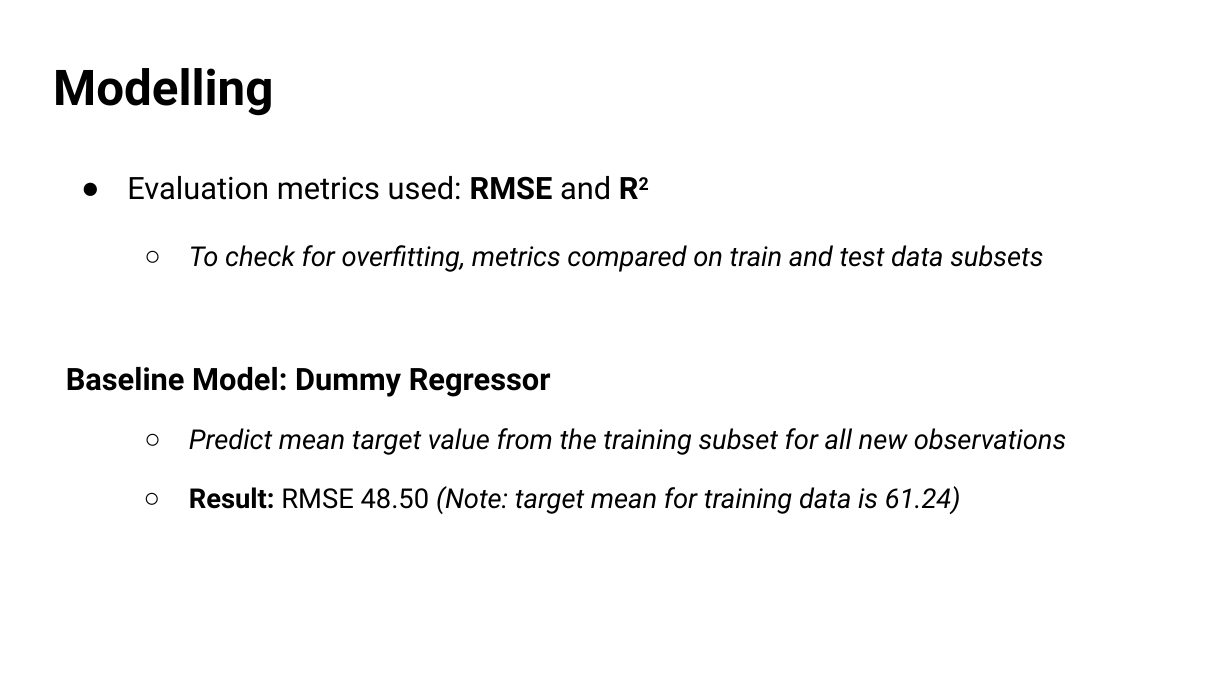
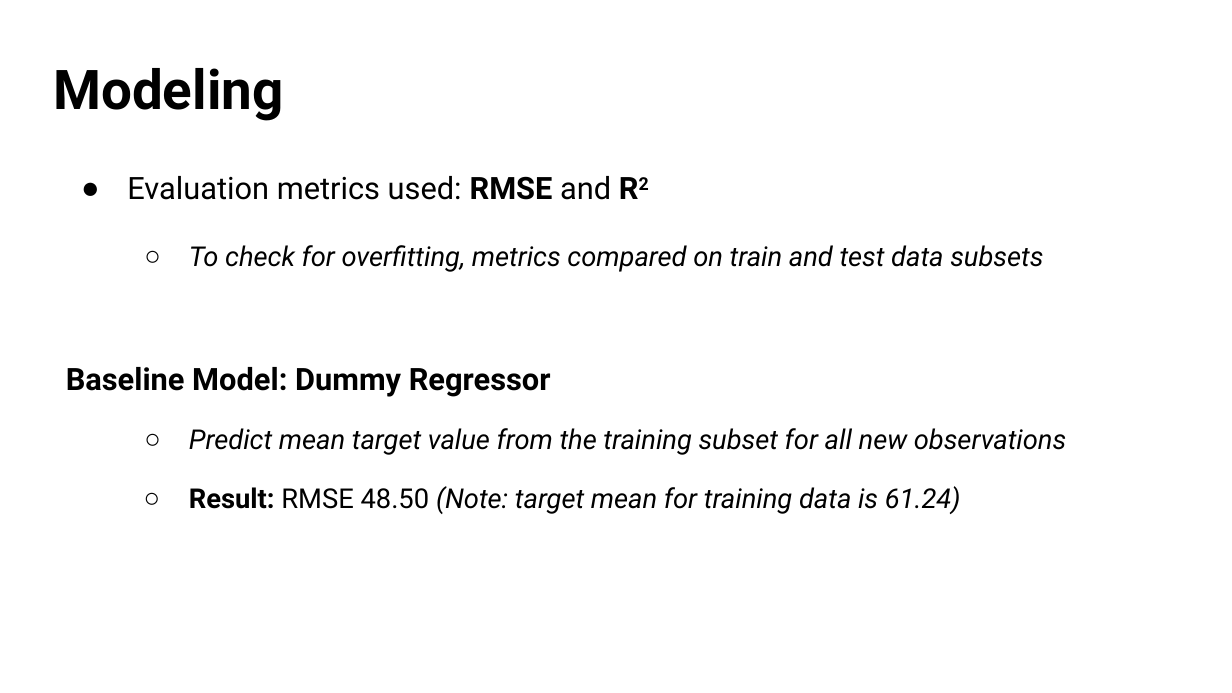
Before and after one commit to hannahdoyal/ml-project-air-pollution, a slide deck: slide 10 of Urban_Air_Pollution.pptx. Drawn at 1232x693 pixels with LibreOffice and Linux fonts; fonts in the diff are those of the drawing. Boxes give left, top, right and bottom in pixels: in the first picture for what was removed or moved away, otherwise in the second. Text is boxed around its words. In the diff, an @@ line names an element or a change of style, - is before the commit and + after.

Commit message:
final changes, submission pdf, ppt update

```diff
--- a/Urban_Air_Pollution.pptx
+++ b/Urban_Air_Pollution.pptx
@@ title at bbox=[53, 68, 283, 121]: text changed; size 28.8 to 32 pt @@
-Modelling
+Modeling
```
Also in this commit, not shown: 1 other file.
